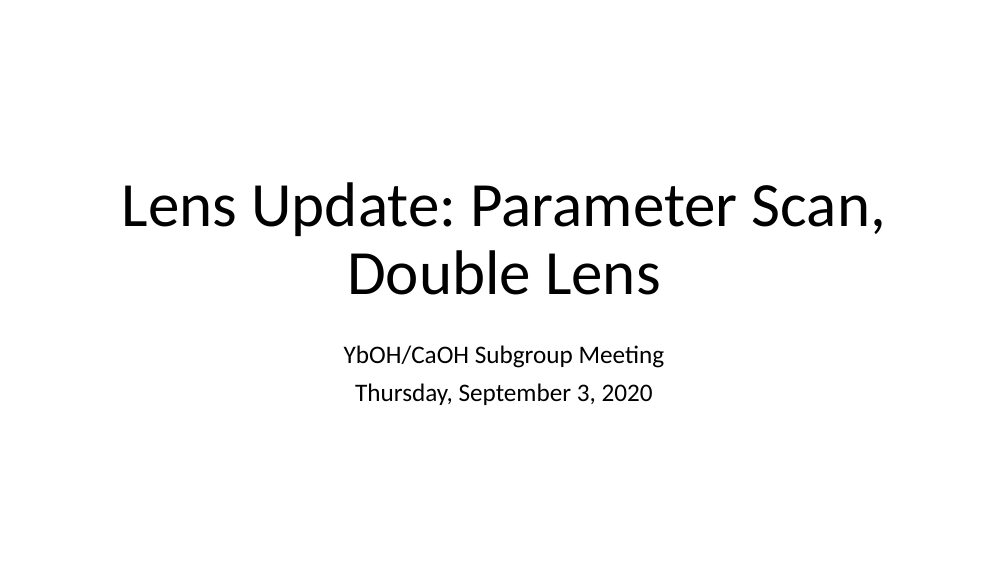
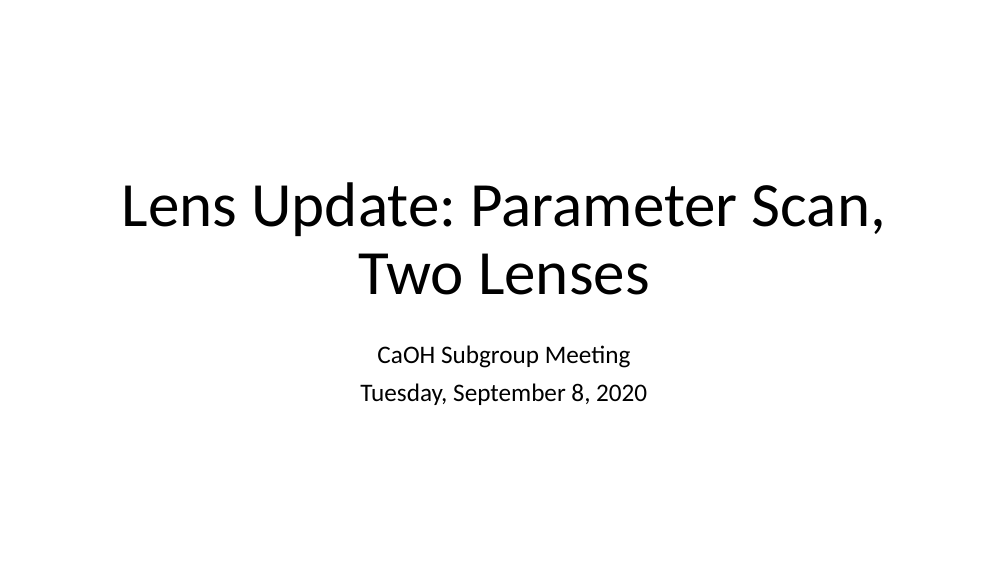
Before and after one commit to Andrew-wi/magnetic_lens, a slide deck: slide 1 of magnetic_lens_monte_carlo/Lens Presentation, Sept 1.pptx. Drawn at 1008x567 pixels with LibreOffice and Linux fonts; fonts in the diff are those of the drawing. Boxes give left, top, right and bottom in pixels: in the first picture for what was removed or moved away, otherwise in the second. Text is boxed around its words. In the diff, an @@ line names an element or a change of style, - is before the commit and + after.

```diff
--- a/magnetic_lens_monte_carlo/Lens Presentation, Sept 1.pptx
+++ b/magnetic_lens_monte_carlo/Lens Presentation, Sept 1.pptx
@@ title at (122, 182, 886, 295): text changed @@
-Lens Update: Parameter Scan, Double Lens
+Lens Update: Parameter Scan, Two Lenses
@@ subtitle at (360, 345, 647, 405): text changed @@
-YbOH/CaOH Subgroup Meeting
-Thursday, September 3, 2020
+CaOH Subgroup Meeting
+Tuesday, September 8, 2020
```
Also in this commit, not shown: 4 other slides changed, 2 slides removed, 3 other files.
